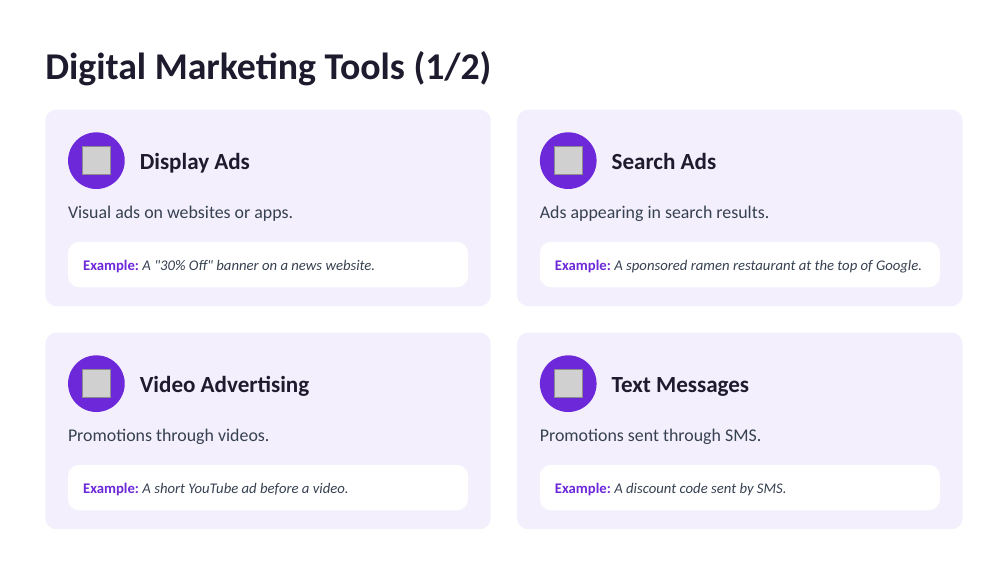
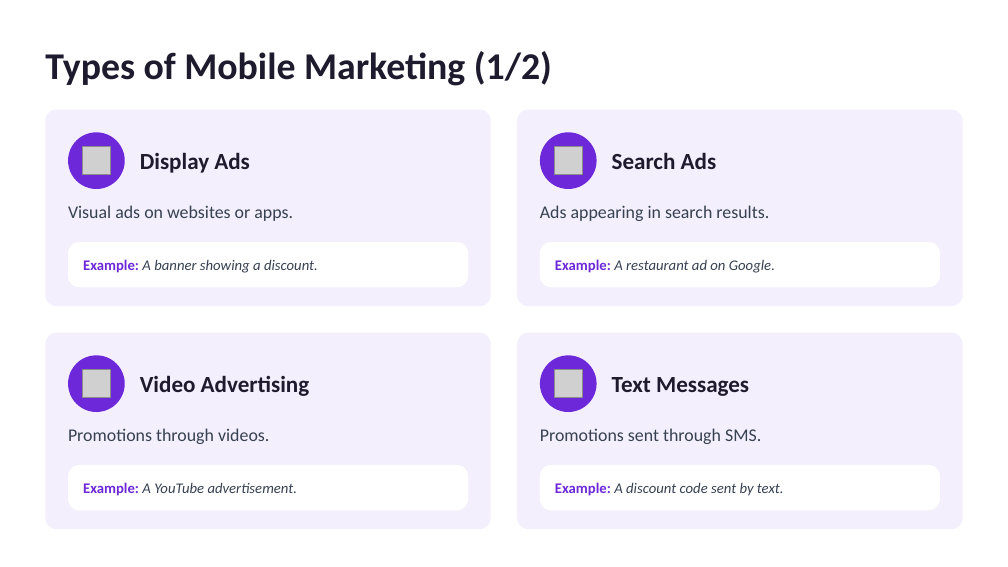
Before and after one commit to granodioritee/repo-baru, a slide deck: slide 1 of digital-marketing-tools.pptx. Drawn at 1008x567 pixels with LibreOffice and Linux fonts; fonts in the diff are those of the drawing; grey boxes stand for pictures. Boxes give left, top, right and bottom in pixels: in the first picture for what was removed or moved away, otherwise in the second. Text is boxed around its words. In the diff, an @@ line names an element or a change of style, - is before the commit and + after.

```diff
--- a/digital-marketing-tools.pptx
+++ b/digital-marketing-tools.pptx
@@ text at [45,51,552,86]: text changed @@
-Digital Marketing Tools (1/2)
+Types of Mobile Marketing (1/2)
@@ text at [83,259,318,273]: text changed @@
-Example: A "30% Off" banner on a news website.
+Example: A banner showing a discount.
@@ text at [555,259,775,273]: text changed @@
-Example: A sponsored ramen restaurant at the top of Google.
+Example: A restaurant ad on Google.
@@ text at [83,482,297,496]: text changed @@
-Example: A short YouTube ad before a video.
+Example: A YouTube advertisement.
@@ text at [555,482,784,496]: text changed @@
-Example: A discount code sent by SMS.
+Example: A discount code sent by text.
```
Also in this commit, not shown: 2 other slides changed, 1 other file.
